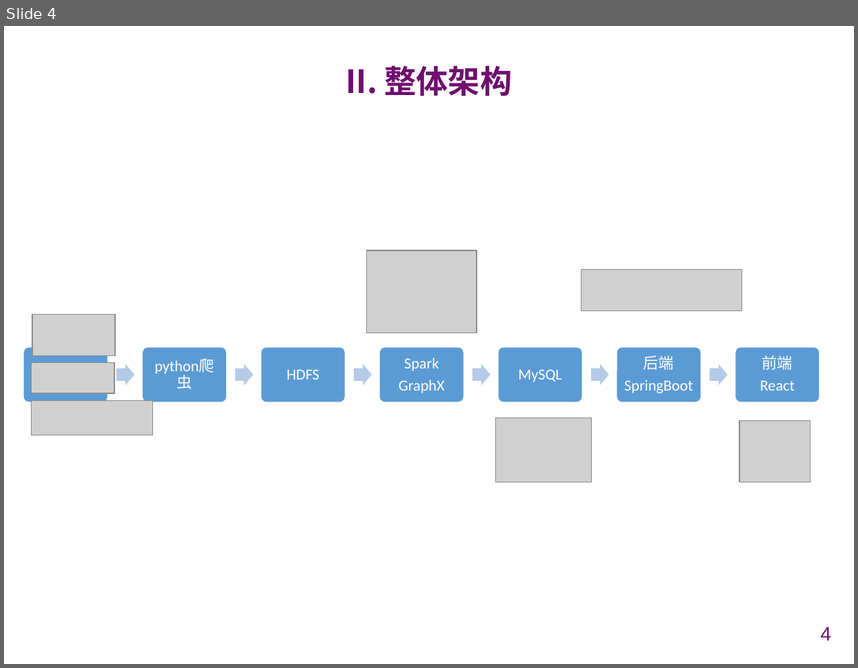
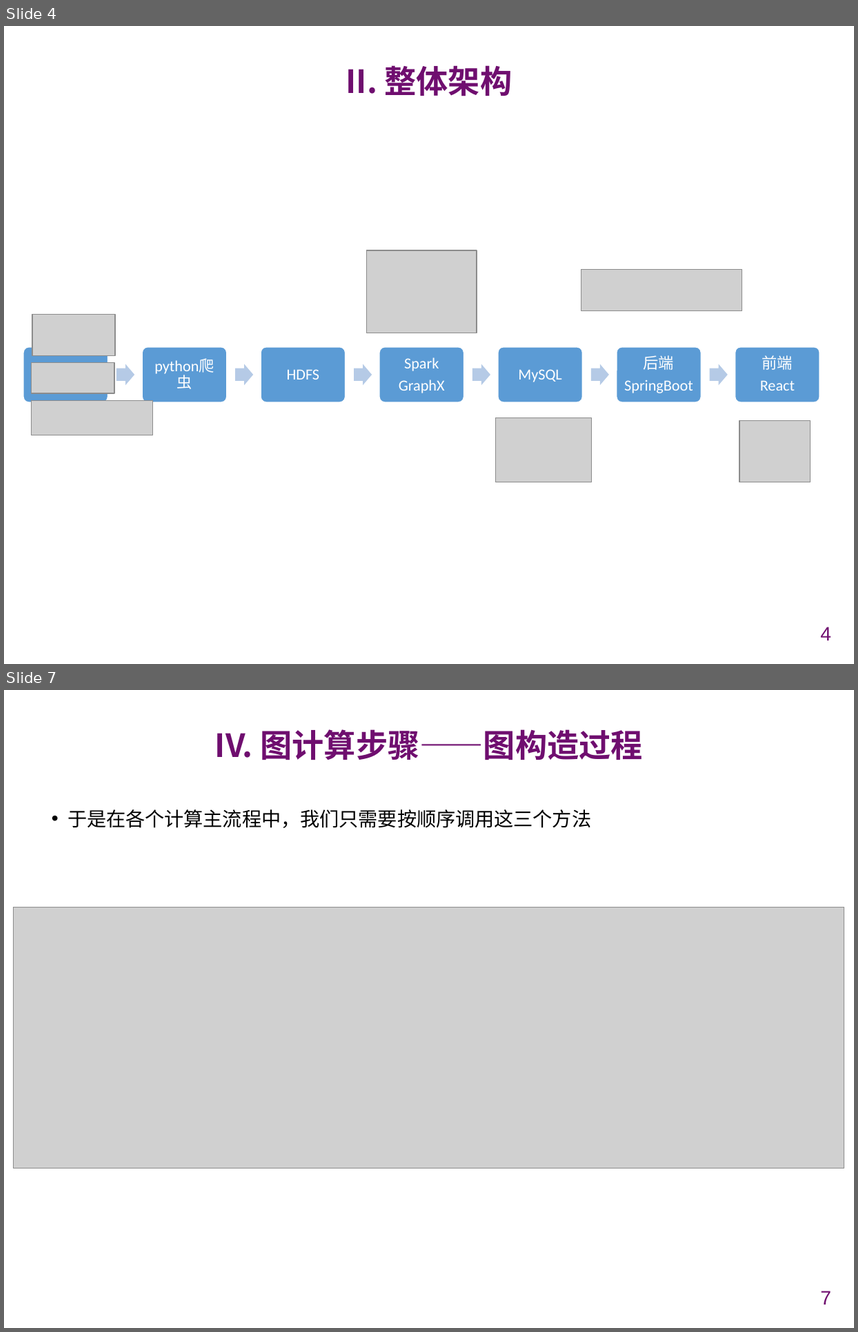
Before and after one commit to chenxiao2402/NJUSE-CloudComputing, a slide deck: PPT/云计算GraphX实现汇报.pptx. Shown one above the other, each under a label of ours: slide 4 before the commit, slides 4 and 7 after it; the slides between them are not shown. The pictures are 858x668 and 858x1332 pixels, drawn with LibreOffice and Linux fonts; fonts in the diff are those of the drawing; grey boxes stand for pictures; background and template pictures are left out. Boxes give left, top, right and bottom in pixels: in the first picture for what was removed or moved away, otherwise in the second. Text is boxed around its words. In the diff, an @@ line names an element or a change of style, - is before the commit and + after.

```diff
--- a/PPT/云计算GraphX实现汇报.pptx
+++ b/PPT/云计算GraphX实现汇报.pptx
@@ slide 7 added at (4,690,854,1328), background #FFFFFF @@
@@ title added at (215,729,642,760), 27 pt, text #6F0E6F, bold @@
+IV. 图计算步骤——图构造过程
@@ text added at (67,809,591,828), 16.5 pt, text #000000 @@
+• 于是在各个计算主流程中，我们只需要按顺序调用这三个方法
@@ picture added at (14,907,844,1167) @@
@@ page number added at (820,1290,831,1304), 16.5 pt, text #6F0E6F @@
+7
```
Also in this commit, not shown: 3 slides changed, 10 other slides added, 3 other files.
